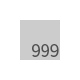
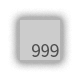
Two versions of the same layered image (w=80, h=80). Layer-by-layer changes:
added layer "Glow" over [8, 8, 72, 72]
